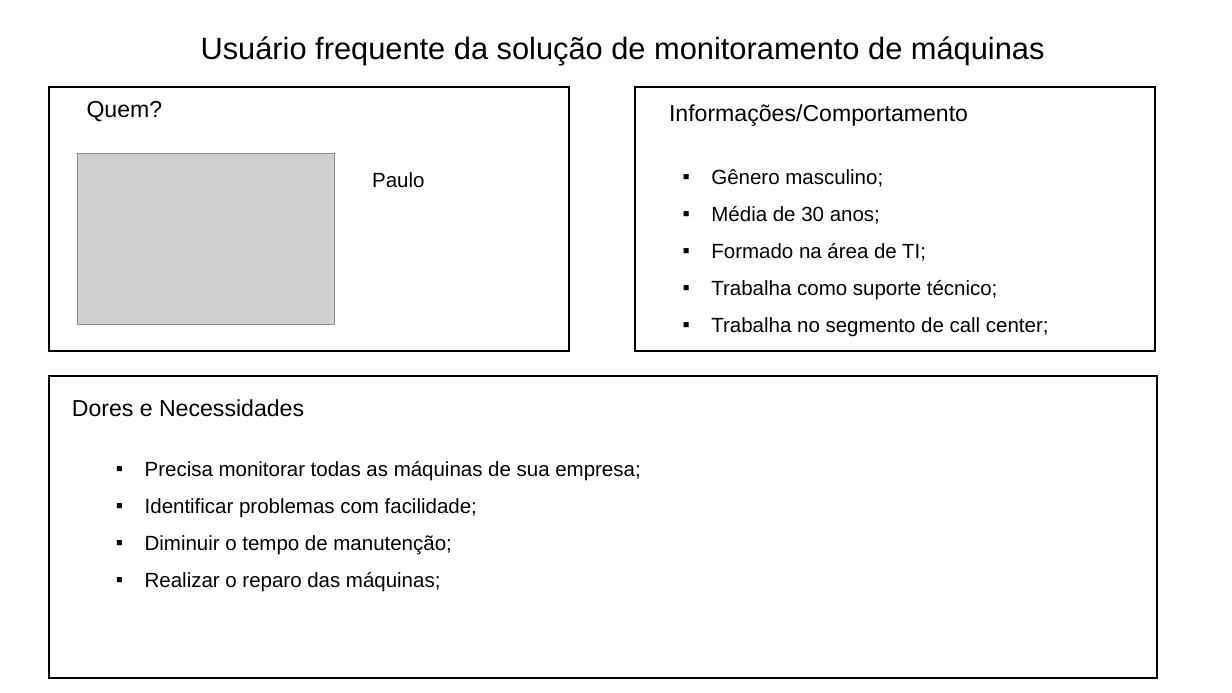
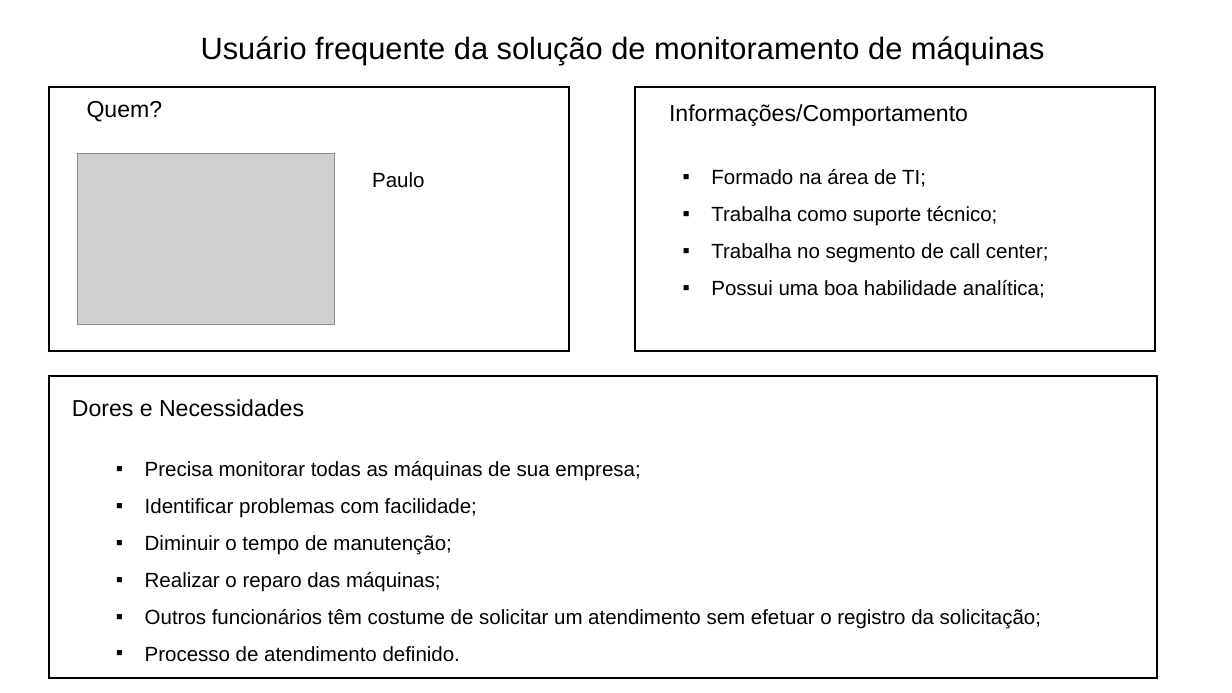
Before and after one commit to christian-raphael/Pyxis, a slide deck: slide 1 of Documentação/ProtoPersona.pptx. Drawn at 1232x693 pixels with LibreOffice and Linux fonts; fonts in the diff are those of the drawing; grey boxes stand for pictures. Boxes give left, top, right and bottom in pixels: in the first picture for what was removed or moved away, otherwise in the second. Text is boxed around its words. In the diff, an @@ line names an element or a change of style, - is before the commit and + after.

Commit message:
Atualização da Proto Persona

```diff
--- a/Documentação/ProtoPersona.pptx
+++ b/Documentação/ProtoPersona.pptx
@@ text at (x1=711, y1=169, x2=883, y2=224): paragraphs removed @@
-▪ Gênero masculino;
-▪ Média de 30 anos;
@@ text at (x1=711, y1=280, x2=1045, y2=298): paragraph added @@
+▪ Possui uma boa habilidade analítica;
@@ text at (x1=145, y1=609, x2=1041, y2=662): paragraphs added @@
+▪ Outros funcionários têm costume de solicitar um atendimento sem efetuar o registro da solicitação;
+▪ Processo de atendimento definido.
```
